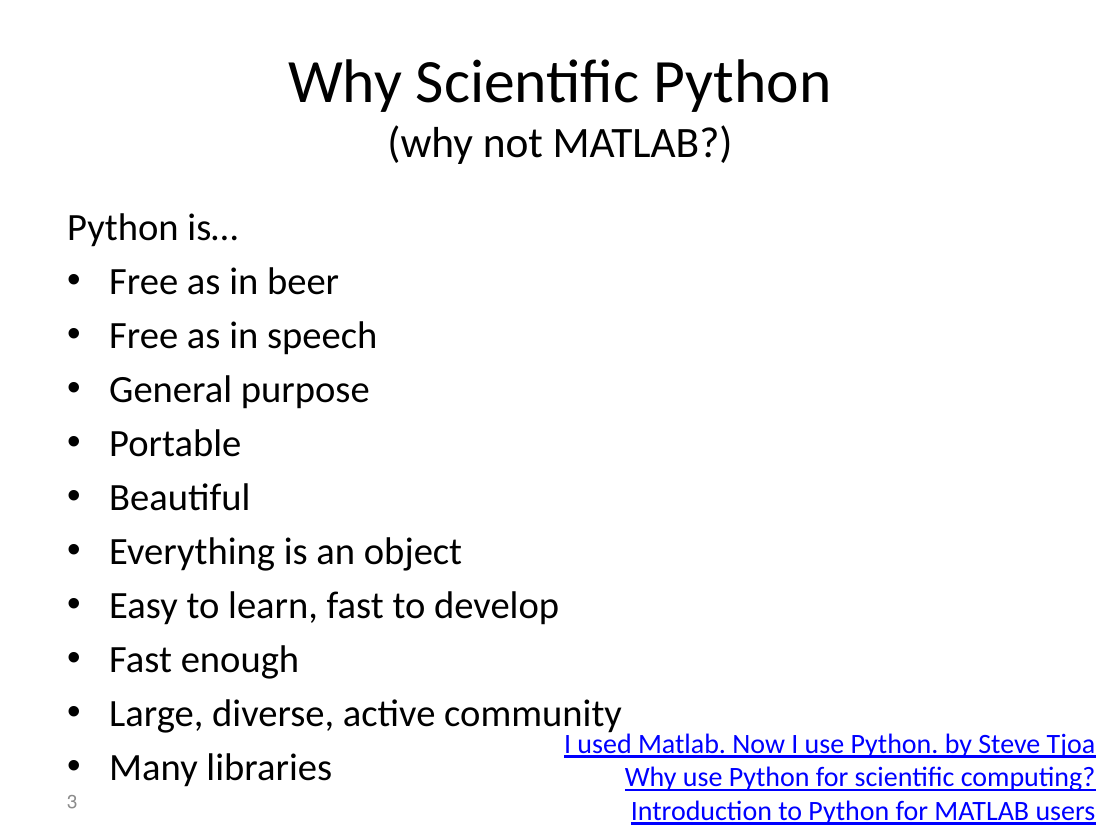
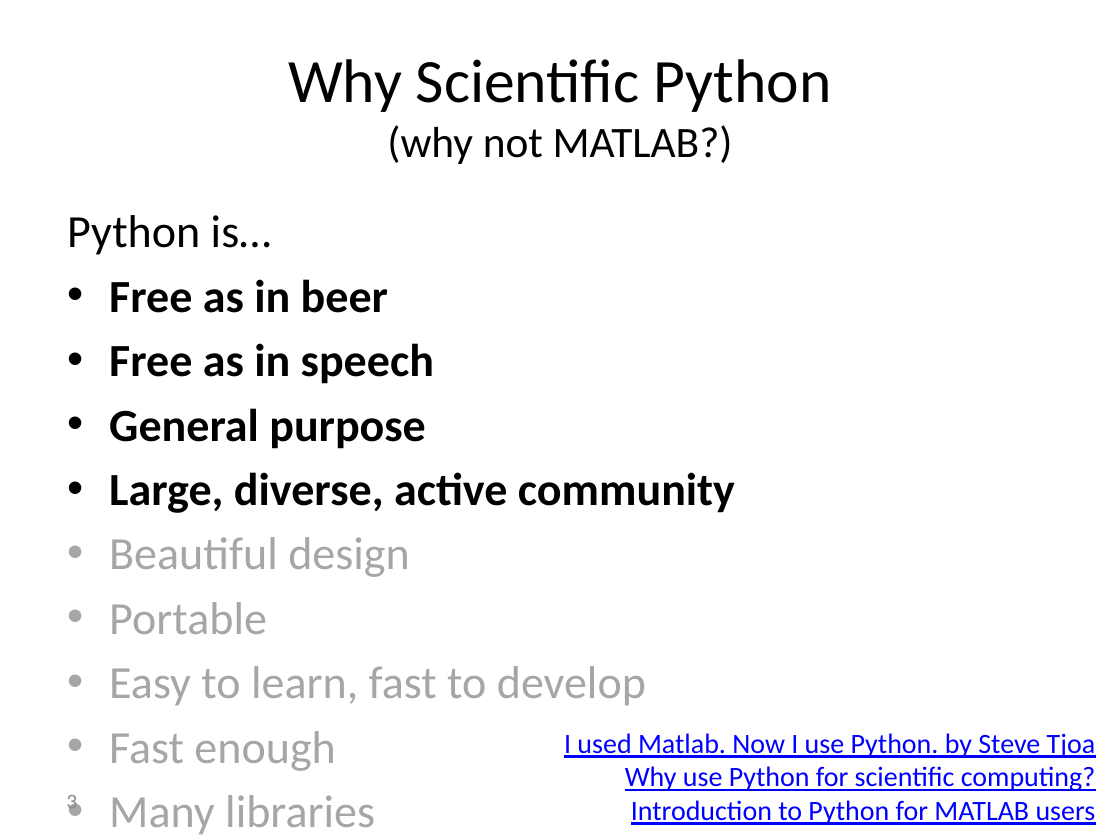
Before and after one commit to yoavram/PyConIL2016, a slide deck: slide 3 of presentation.pptx. Drawn at 1120x840 pixels with LibreOffice and Linux fonts; fonts in the diff are those of the drawing. Boxes give left, top, right and bottom in pixels: in the first picture for what was removed or moved away, otherwise in the second. Text is boxed around its words. In the diff, an @@ line names an element or a change of style, - is before the commit and + after.

```diff
--- a/presentation.pptx
+++ b/presentation.pptx
@@ text at [67, 215, 646, 771]: size 24.8 to 29.6 pt in "Python is…", "Free as in beer", "Free as in speech", "General purpose" and 4 more places; bold on in "Free as in beer", "Free as in speech", "General purpose"; text colour #000000 to #A6A6A6 in "Portable", "Easy to learn, fast to develop", "Fast enough", "Many libraries" @@
@@ text at [109, 472, 735, 577]: paragraphs added @@
+• Large, diverse, active community
+• Beautiful design
@@ text at [109, 483, 462, 571]: paragraphs removed @@
-• Beautiful
-• Everything is an object
@@ text at [109, 699, 622, 736]: paragraph removed @@
-• Large, diverse, active community
```
Also in this commit, not shown: 28 other slides changed, 23 slides added, 2 slides removed, 1 other file.
